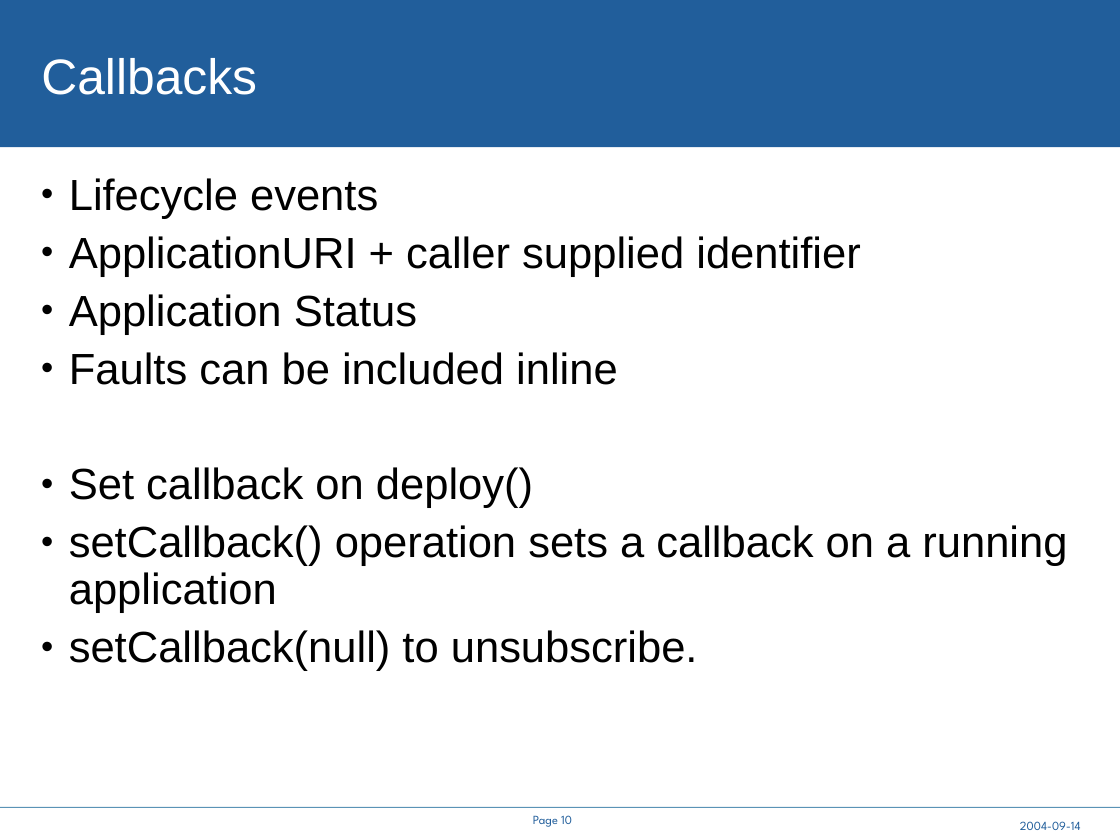
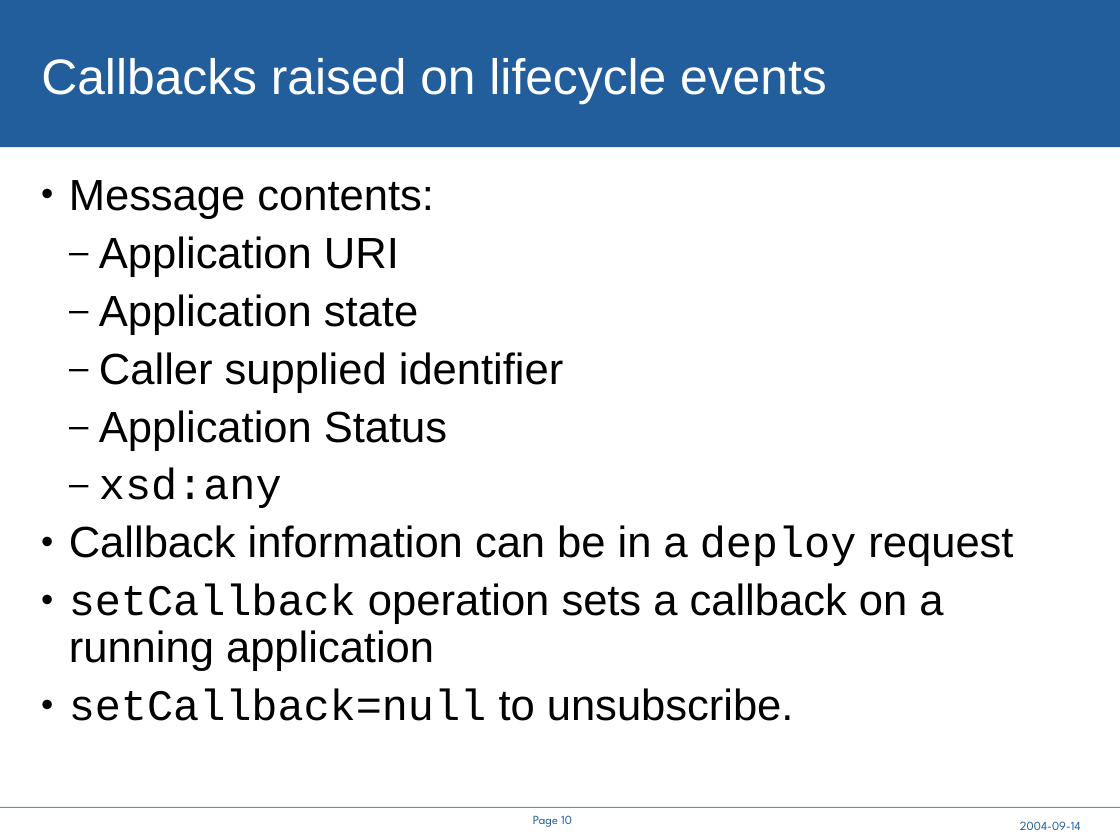
Before and after one commit to steveloughran/smartfrog, a slide deck: slide 10 of core/components/cddlm/doc/A Service API for deployment.ppt. Drawn at 1120x840 pixels with LibreOffice and Linux fonts; fonts in the diff are those of the drawing; background and template pictures are left out. Boxes give left, top, right and bottom in pixels: in the first picture for what was removed or moved away, otherwise in the second. Text is boxed around its words. In the diff, an @@ line names an element or a change of style, - is before the commit and + after.

```diff
--- a/core/components/cddlm/doc/A Service API for deployment.ppt
+++ b/core/components/cddlm/doc/A Service API for deployment.ppt
@@ title at [41, 58, 827, 104]: text changed @@
-Callbacks
+Callbacks raised on lifecycle events
@@ text at [69, 180, 564, 393]: text changed @@
-• Lifecycle events
-• ApplicationURI + caller supplied identifier
+• Message contents:
+  – Application URI
+  – Application state
+  – Caller supplied identifier
@@ text at [99, 410, 447, 451]: bullet • to –; list level 1 to 2 in "Application Status" @@
@@ text at [69, 468, 1013, 721]: text changed @@
-• Faults can be included inline
-• Set callback on deploy()
-• setCallback() operation sets a callback on a running application
-• setCallback(null) to unsubscribe.
+  – xsd:any
+• Callback information can be in a deploy request
+• setCallback operation sets a callback on a running application
+• setCallback=null to unsubscribe.
```
Also in this commit, not shown: 11 other slides changed, 1 slide added, 1 slide removed, 7 other files.
